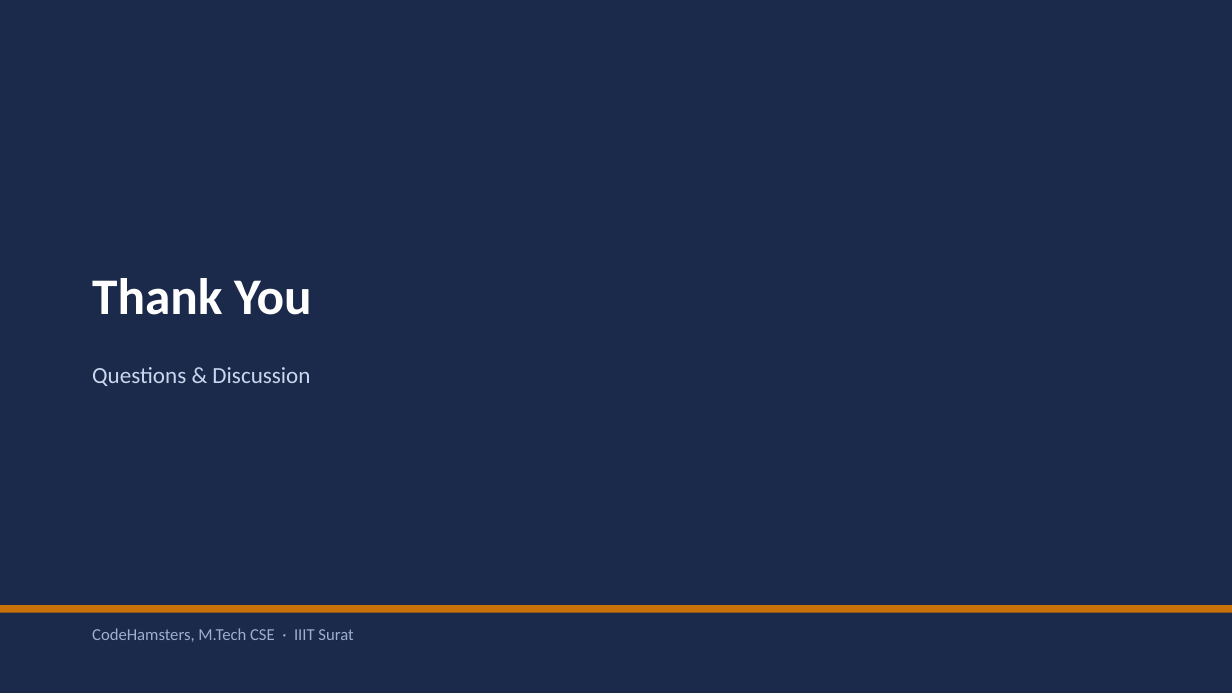
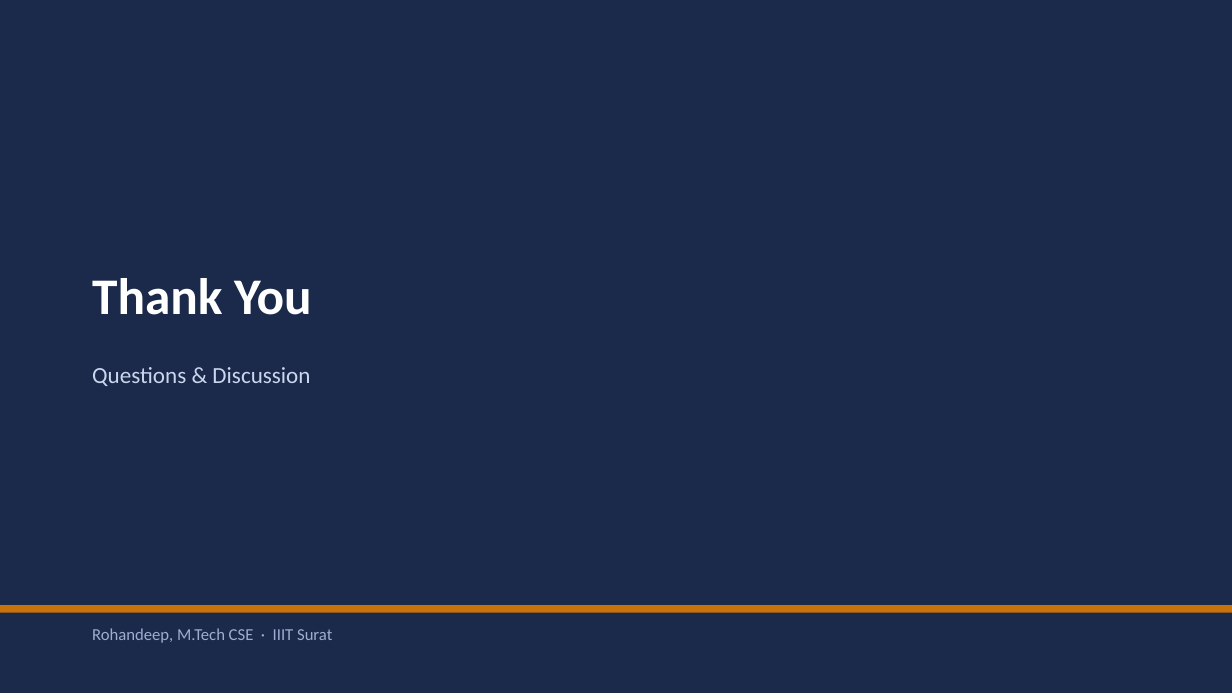
Before and after one commit to codehamster69/joker-clef, a slide deck: slide 13 of docs/research-proposal/Process-Aware_Authenticity_Detection_Presentation.pptx. Drawn at 1232x693 pixels with LibreOffice and Linux fonts; fonts in the diff are those of the drawing. Boxes give left, top, right and bottom in pixels: in the first picture for what was removed or moved away, otherwise in the second. Text is boxed around its words. In the diff, an @@ line names an element or a change of style, - is before the commit and + after.

```diff
--- a/docs/research-proposal/Process-Aware_Authenticity_Detection_Presentation.pptx
+++ b/docs/research-proposal/Process-Aware_Authenticity_Detection_Presentation.pptx
@@ text at box(92, 628, 332, 643): text changed @@
-CodeHamsters, M.Tech CSE · IIIT Surat
+Rohandeep, M.Tech CSE · IIIT Surat
```
Also in this commit, not shown: 1 other slide changed, 1 other file.
